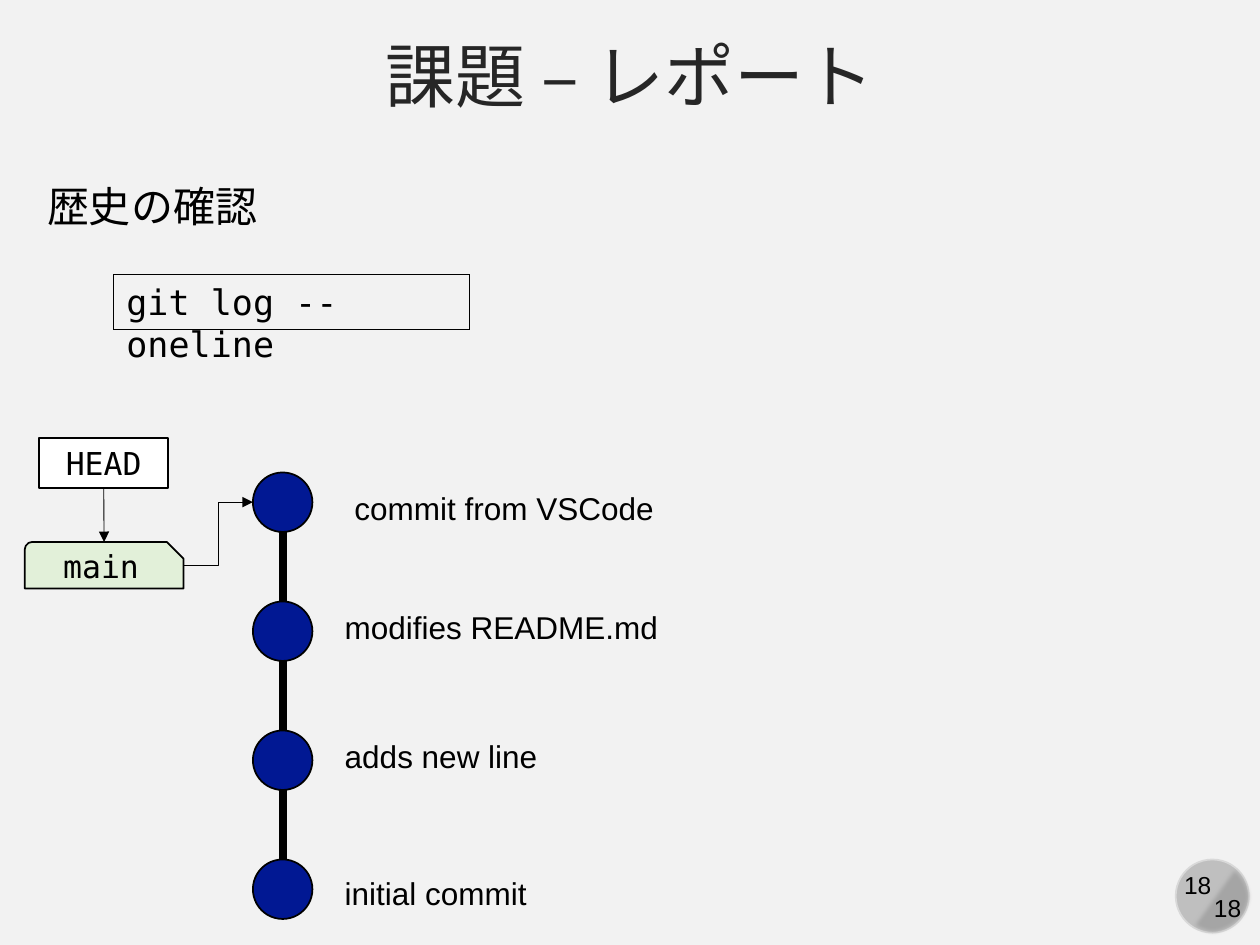
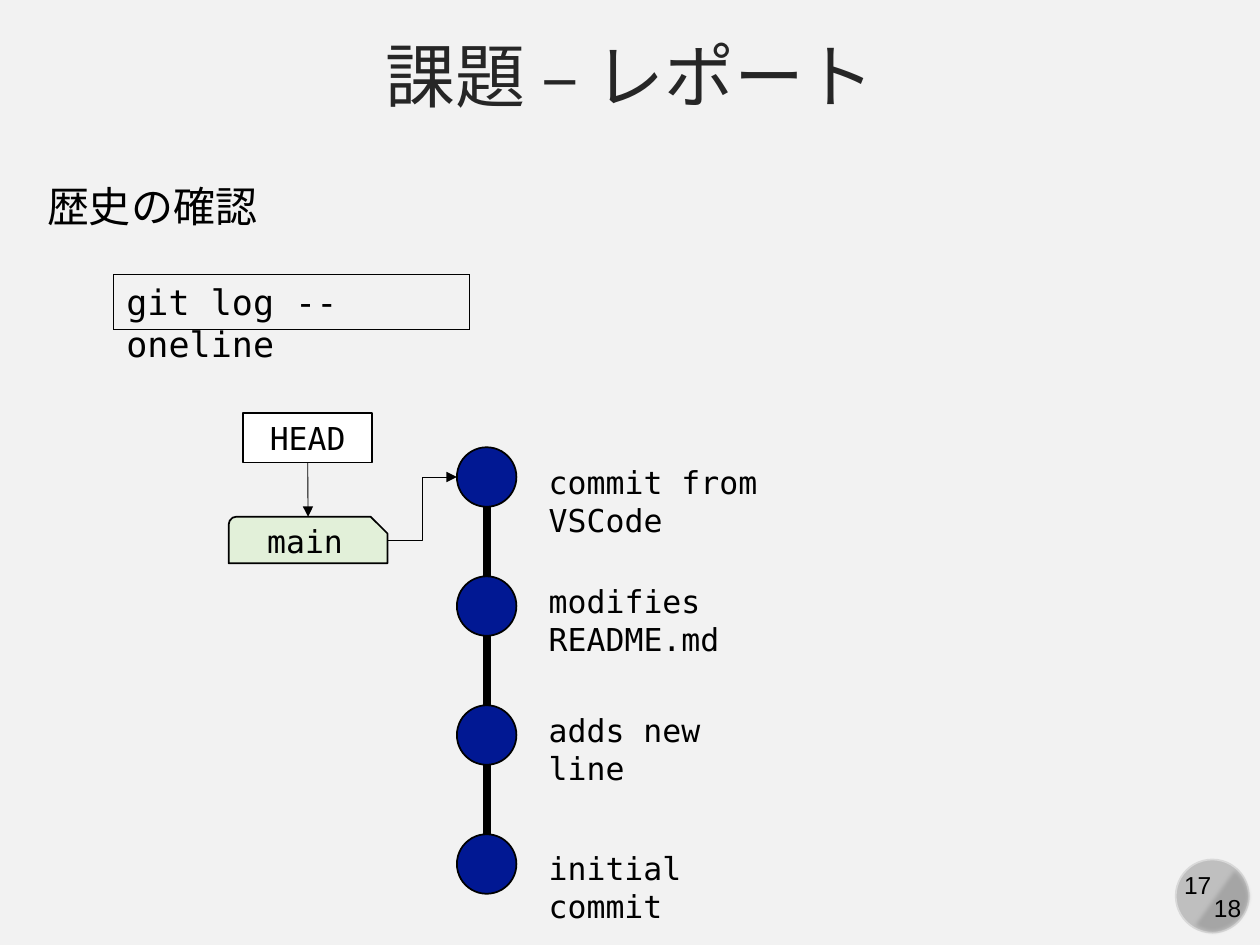
Before and after one commit to kaityo256/github, a slide deck: slide 17 of practice_basic/fig/slide.pptx (slide 18 before the commit). Drawn at 1260x945 pixels with LibreOffice and Linux fonts; fonts in the diff are those of the drawing. Boxes give left, top, right and bottom in pixels: in the first picture for what was removed or moved away, otherwise in the second. Text is boxed around its words. In the diff, an @@ line names an element or a change of style, - is before the commit and + after.

```diff
--- a/practice_basic/fig/slide.pptx
+++ b/practice_basic/fig/slide.pptx
@@ text "commit from VSCode": place and size @@
-text "commit from VSCode" at bbox=[354, 497, 653, 521]
+text "commit from VSCode" at bbox=[549, 470, 757, 533]
@@ 4 ellipses, 3 lines, 1 text, 1 snip round rect, 1 rectangle, 1 elbow arrow, 1 arrow: place and size @@
-4 ellipses, 3 lines, 1 text, 1 snip round rect, 1 rectangle, 1 elbow arrow, 1 arrow at bbox=[25, 438, 658, 919]
+4 ellipses, 3 lines, 1 text, 1 snip round rect, 1 rectangle, 1 elbow arrow, 1 arrow at bbox=[229, 413, 720, 893]
@@ text "adds new line": place and size @@
-text "adds new line" at bbox=[345, 745, 537, 769]
+text "adds new line" at bbox=[549, 718, 700, 781]
@@ font Arial to DejaVu Sans Mono in 4 elements at bbox=[549, 470, 757, 533], bbox=[549, 589, 720, 652], bbox=[549, 718, 700, 781], bbox=[549, 856, 682, 919] @@
@@ text "initial commit": place and size @@
-text "initial commit" at bbox=[345, 882, 526, 906]
+text "initial commit" at bbox=[549, 856, 682, 919]
@@ page number at bbox=[1184, 877, 1211, 894]: text changed @@
-18
+17
```
Also in this commit, not shown: 7 other slides changed, 1 slide removed, 1 other file.
